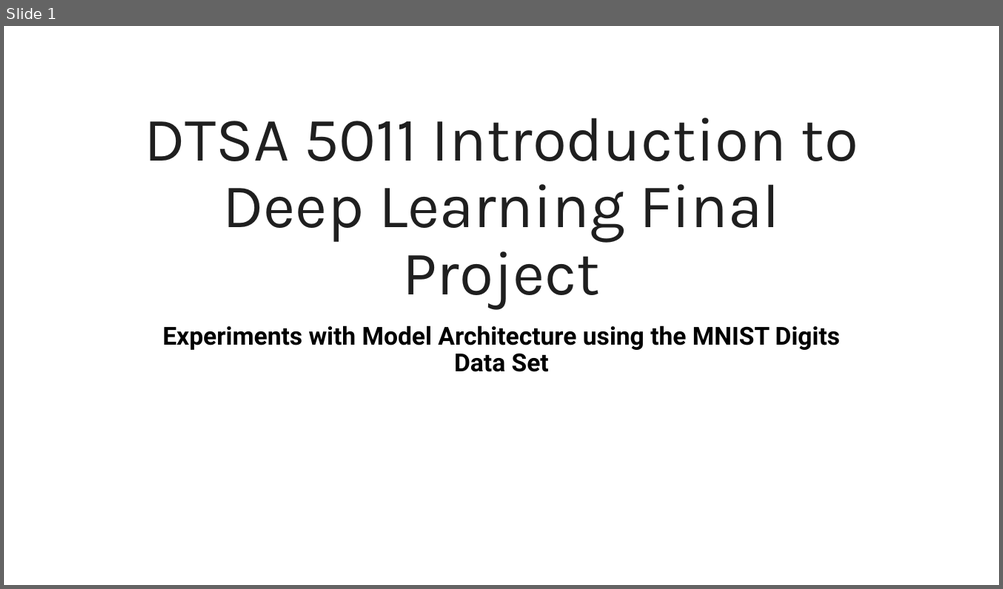
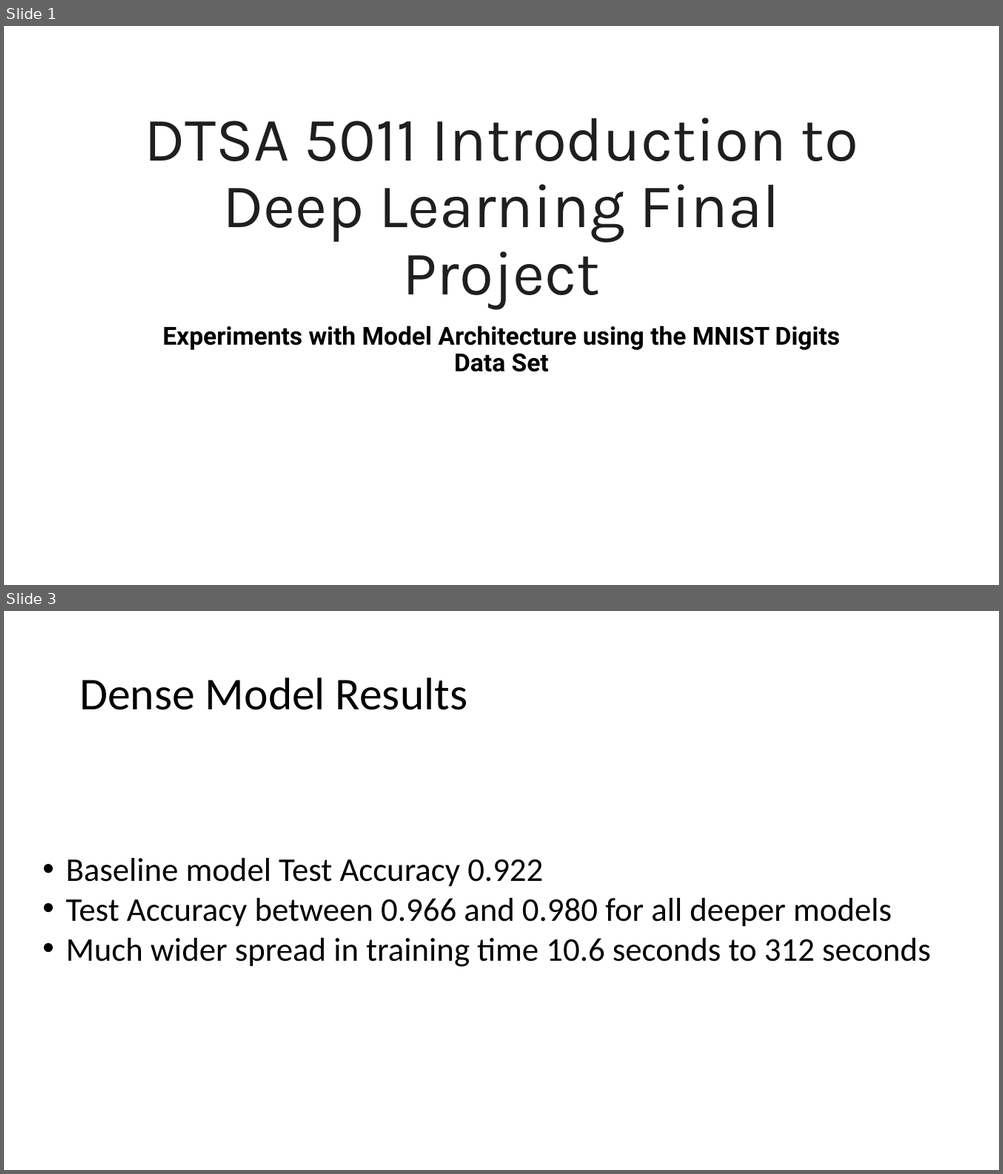
Before and after one commit to albert-kepner/Week6_DL_FinalProject, a slide deck: DTSA 5011 Introduction to Deep Learning Final Project.pptx. Shown one above the other, each under a label of ours: slide 1 before the commit, slides 1 and 3 after it; the slides between them are not shown. The pictures are 1003x589 and 1003x1174 pixels, drawn with LibreOffice and Linux fonts; fonts in the diff are those of the drawing. Boxes give left, top, right and bottom in pixels: in the first picture for what was removed or moved away, otherwise in the second. Text is boxed around its words. In the diff, an @@ line names an element or a change of style, - is before the commit and + after.

```diff
--- a/DTSA 5011 Introduction to Deep Learning Final Project.pptx
+++ b/DTSA 5011 Introduction to Deep Learning Final Project.pptx
@@ slide 3 added at (4, 611, 999, 1170), background #FFFFFF @@
@@ title added at (79, 678, 467, 710), 44 pt, text #000000 @@
+Dense Model Results
@@ text added at (66, 858, 930, 967), 32 pt, text #000000 @@
+• Baseline model Test Accuracy 0.922
+• Test Accuracy between 0.966 and 0.980 for all deeper models
+• Much wider spread in training time 10.6 seconds to 312 seconds
```
Also in this commit, not shown: 1 slide changed, 5 other slides added, 1 other file.
